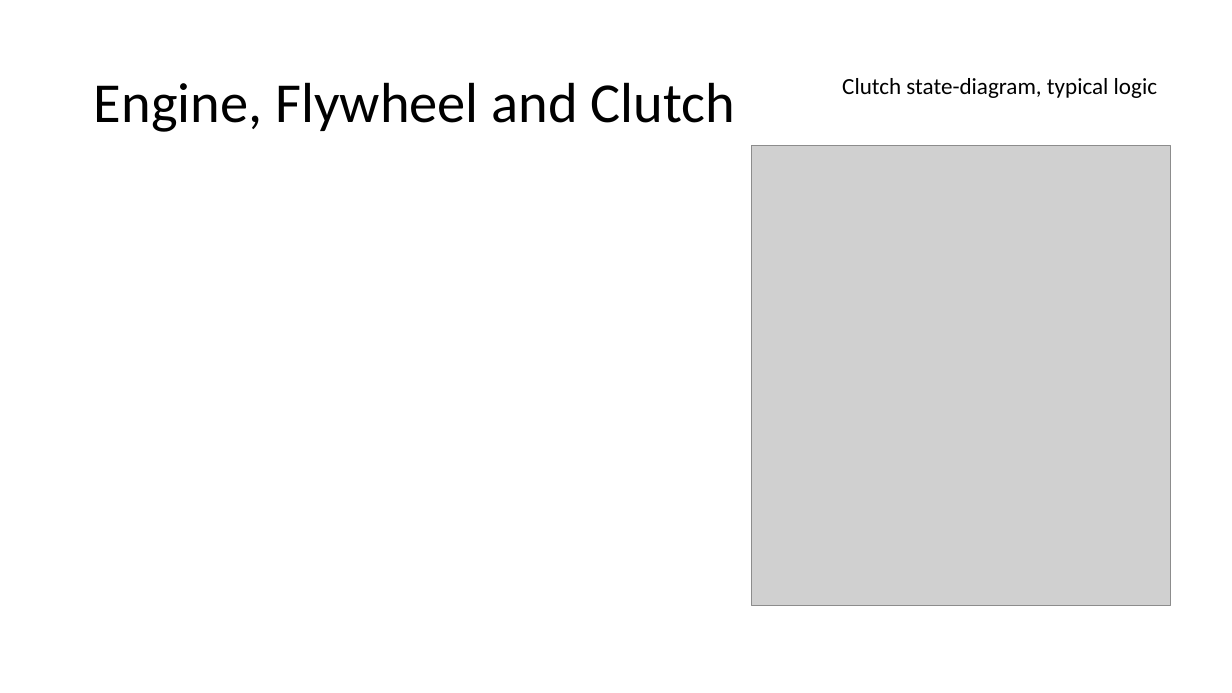
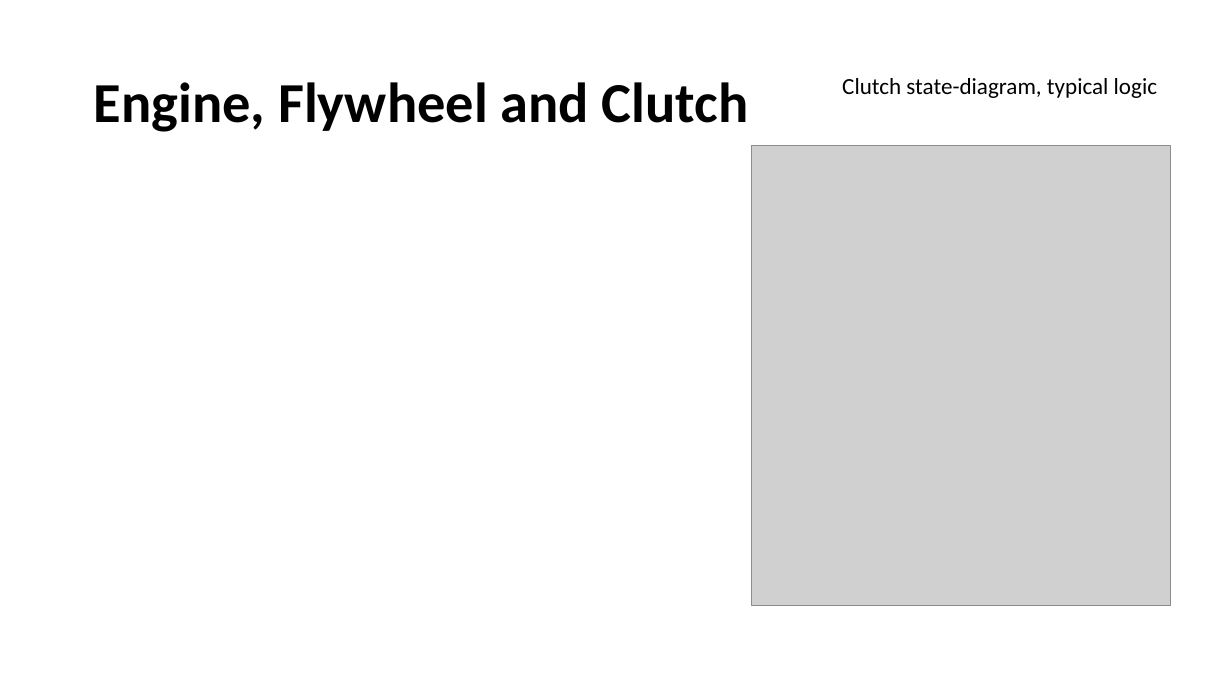
Before and after one commit to bamason2/ttc066-module, a slide deck: slide 10 of docs/lectures/Drivetrain Modelling II.pptx. Drawn at 1232x693 pixels with LibreOffice and Linux fonts; fonts in the diff are those of the drawing; grey boxes stand for pictures; background and template pictures are left out. Boxes give left, top, right and bottom in pixels: in the first picture for what was removed or moved away, otherwise in the second. Text is boxed around its words. In the diff, an @@ line names an element or a change of style, - is before the commit and + after.

Commit message:
Drivetrain modelling II
minor formatting changes to lecture slides

```diff
--- a/docs/lectures/Drivetrain Modelling II.pptx
+++ b/docs/lectures/Drivetrain Modelling II.pptx
@@ title "Engine, Flywheel and Clutch" at box(94, 82, 749, 132): bold on @@
```
Also in this commit, not shown: 14 other slides changed, 1 other file.
